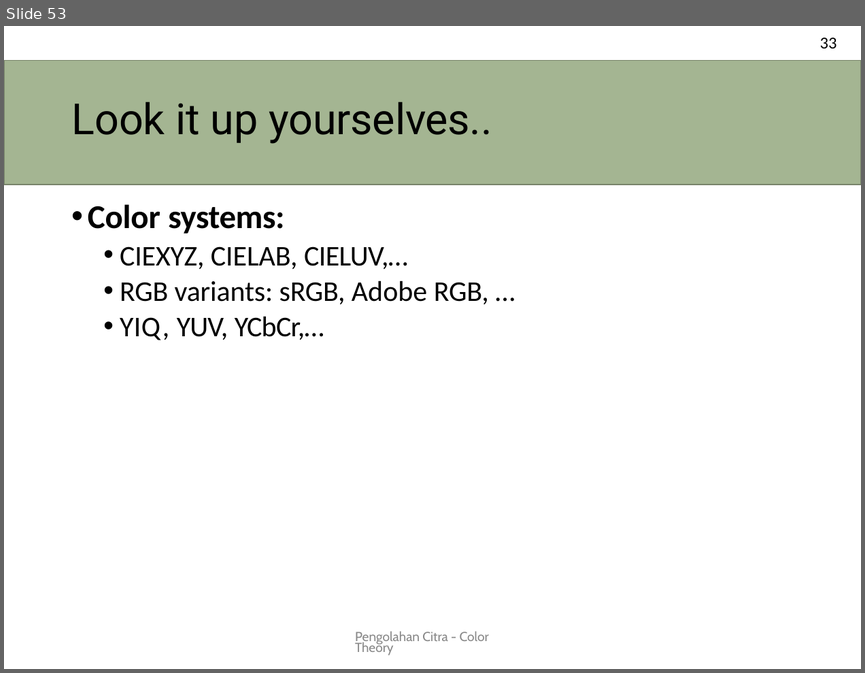
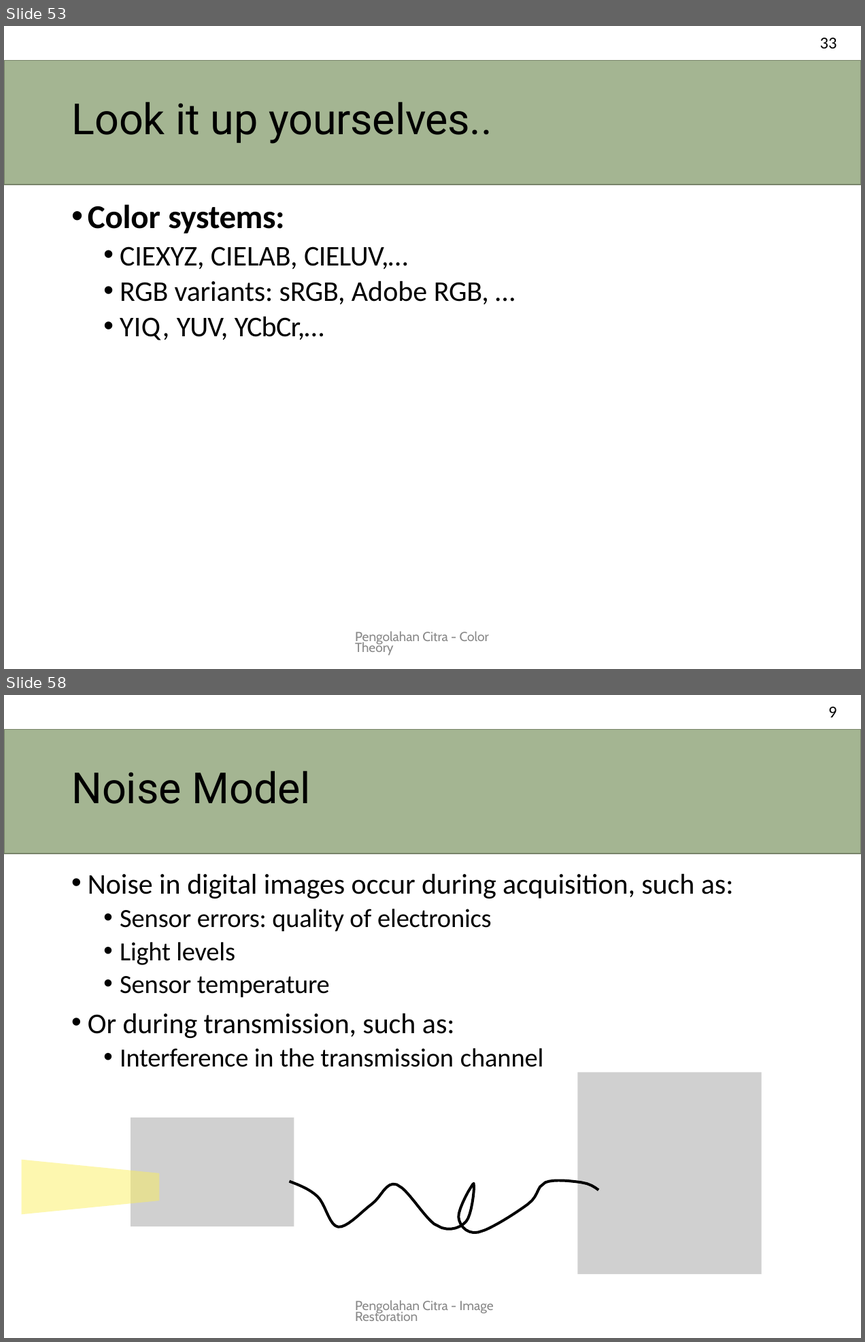
Before and after one commit to novalassalam/comvis, a slide deck: pencit.pptx. Shown one above the other, each under a label of ours: slide 53 before the commit, slides 53 and 58 after it; the slides between them are not shown. The pictures are 865x673 and 865x1342 pixels, drawn with LibreOffice and Linux fonts; fonts in the diff are those of the drawing; grey boxes stand for pictures. Boxes give left, top, right and bottom in pixels: in the first picture for what was removed or moved away, otherwise in the second. Text is boxed around its words. In the diff, an @@ line names an element or a change of style, - is before the commit and + after.

```diff
--- a/pencit.pptx
+++ b/pencit.pptx
@@ slide 58 added at [4, 695, 861, 1338], background #FFFFFF @@
@@ text added at [828, 707, 836, 717], 14 pt, text #000000 @@
+9
@@ title added at [4, 729, 861, 853], fill #A4B592, outline #78846A 0.96 pt, 36 pt, text #000000 @@
+Noise Model
@@ text added at [88, 873, 734, 1067], 22 pt, text #000000 @@
+• Noise in digital images occur during acquisition, such as:
+  • Sensor errors: quality of electronics
+  • Light levels
+  • Sensor temperature
+• Or during transmission, such as:
+  • Interference in the transmission channel
@@ picture added at [577, 1072, 761, 1273] @@
@@ picture added at [130, 1117, 294, 1226] @@
@@ freeform shape added at [21, 1159, 159, 1215], fill #FBEF58 at 48% opacity @@
@@ freeform shape added at [290, 1180, 598, 1232], outline #000000 2.28 pt @@
@@ text added at [355, 1300, 494, 1321], 11 pt, text #888888 @@
+Pengolahan Citra - Image Restoration
```
Also in this commit, not shown: 43 other slides added, 12 other files.
